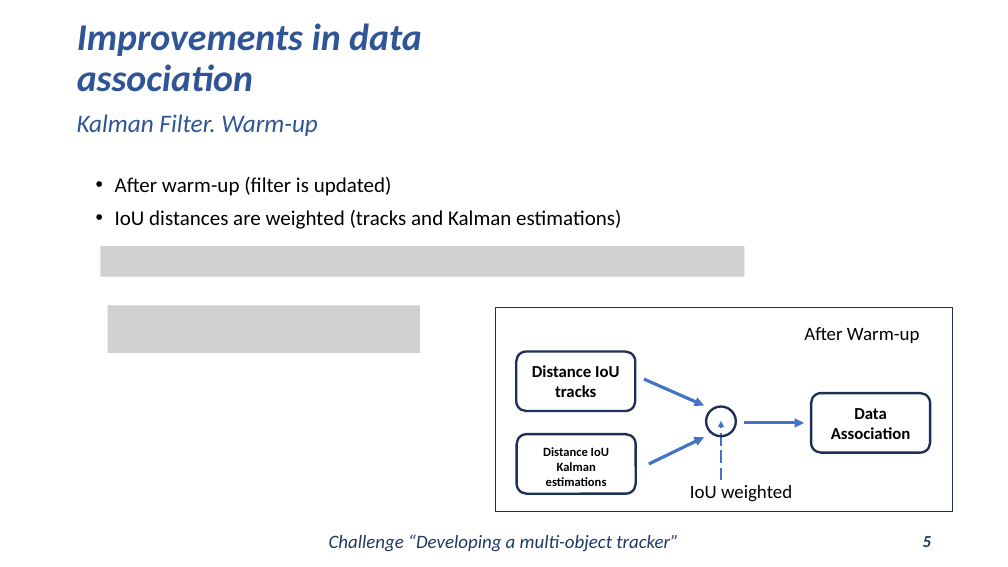
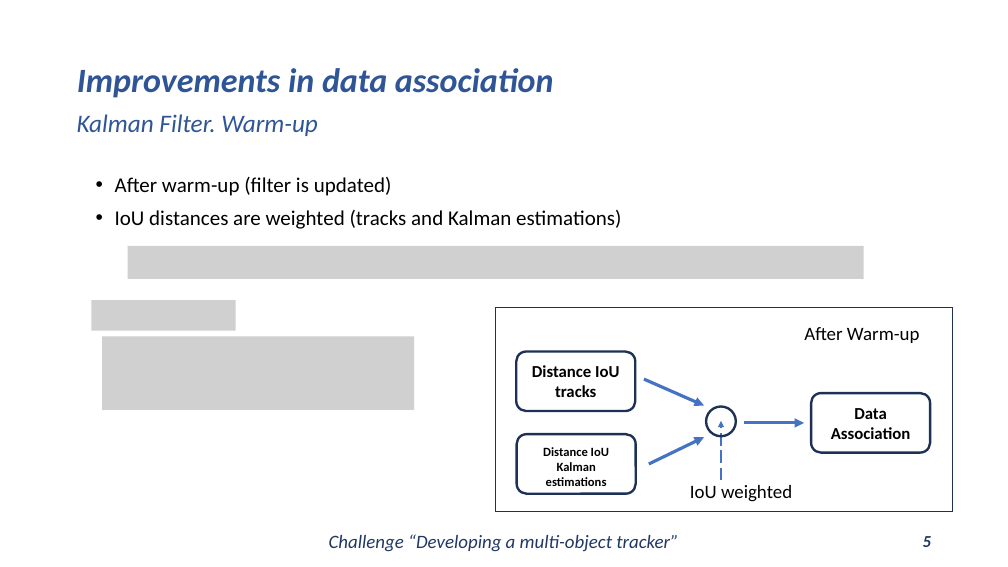
Before and after one commit to Javimh18/DL4VSP, a slide deck: slide 5 of dlvsp_challenge_material/challenge.pptx. Drawn at 1008x567 pixels with LibreOffice and Linux fonts; fonts in the diff are those of the drawing; grey boxes stand for pictures. Boxes give left, top, right and bottom in pixels: in the first picture for what was removed or moved away, otherwise in the second. Text is boxed around its words. In the diff, an @@ line names an element or a change of style, - is before the commit and + after.

```diff
--- a/dlvsp_challenge_material/challenge.pptx
+++ b/dlvsp_challenge_material/challenge.pptx
@@ title "Improvements in data association" at [77,68,554,98]: size 36 to 32.4 pt @@
@@ picture: place and size @@
-picture at [101,247,745,277]
+picture at [128,246,864,279]
@@ picture added at [91,300,236,330] @@
@@ picture removed at [107,306,420,353] @@
@@ picture added at [102,337,414,410] @@
```
Also in this commit, not shown: 10 other slides changed, 4 slides added.
